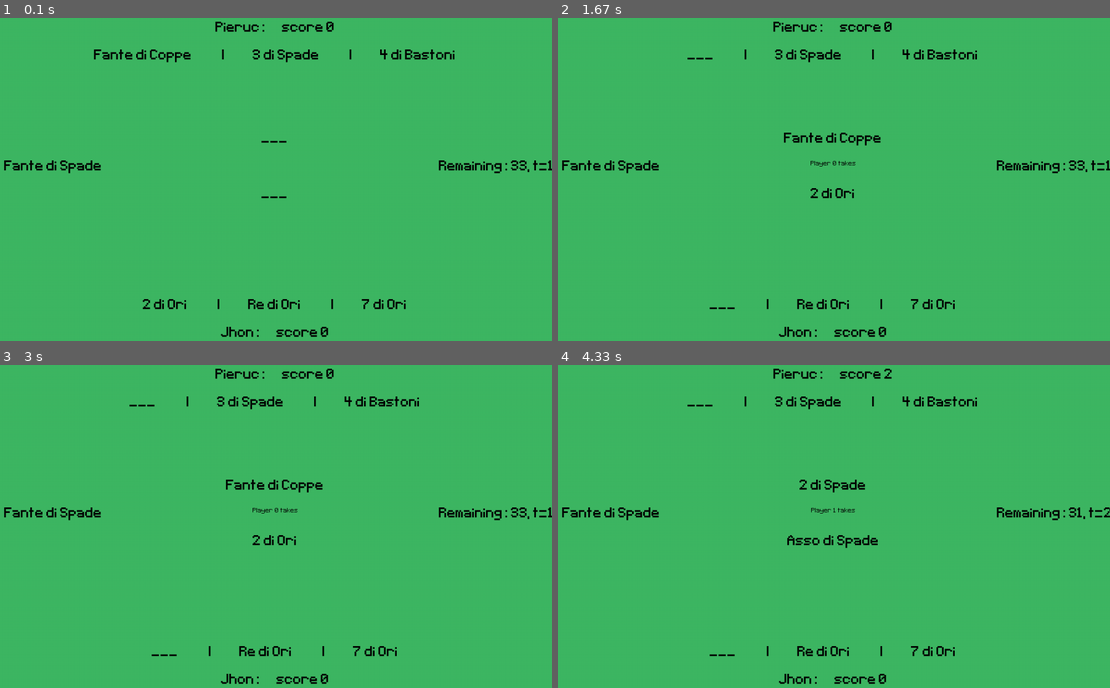
Above: before the commit, frames 1-4 (two rows, left to right).
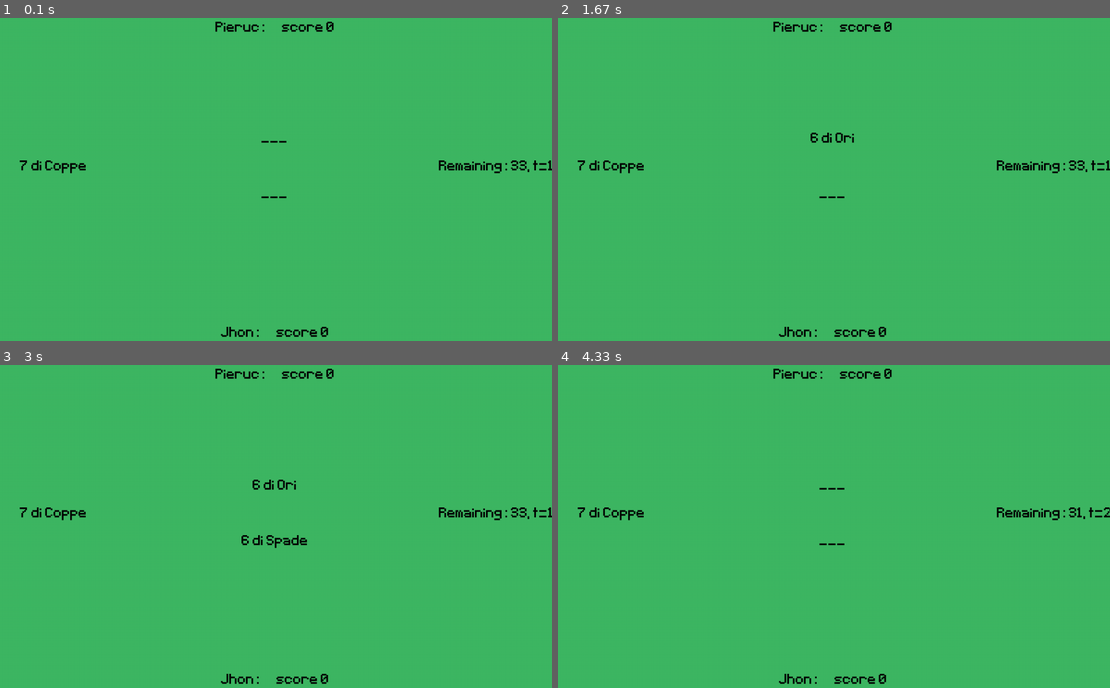
Above: after the commit, the same moments.

Repository: giolendius/Briscola
Game: pygame game, started from main.py
The game is run twice, just before and just after one commit, with the same random seed, the same clock (stepped at 60 frames per second) and the same inputs.
Inputs:
- Up to frame 1 (0.1 s): no input
- Up to frame 2 (1.67 s): no input
- Up to frame 3 (3 s): no input
- Up to frame 4 (4.33 s): no input

The runs differ from the first frame. In frame 1, 1.5% of the frame differs, in the area x 0-83%, y 9-91%; in frame 2, 1.6%; in frame 3, 1.7%, in the area x 0-76%, y 9-91%; in frame 4, 1.7%.

Commit message:
fix(pygame): pygame as superclass

Diff:
--- a/main.py
+++ b/main.py
@@ -1,12 +1,21 @@
 from src.Briscola import BriscolaGame
 from src.Agents import Agent, RandomAgent # CoolAgent
+from src.pygame.pybriscola import PyBriscola
+
 
 def play(agent1: Agent, agent2: Agent):
     env = BriscolaGame(2)
     env.play([agent1, agent2], render_mode="pygame", delay_play=500, delay_end_round=2000)
 
+
+def play2(agents):
+    env = PyBriscola(2)
+    env.play(agents)
+
+
 if __name__ == '__main__':
     # CoolAgent(model_path=None)
     a1 = RandomAgent()
     a2 = RandomAgent("Jhon")
-    play(a1, a2)
+    # play(a1, a2)
+    play2([a1,a2])
--- a/src/Briscola.py
+++ b/src/Briscola.py
@@ -5,7 +5,9 @@
 
 from .Agents import *
 from .Card import Card, Deck, Hand, BriscolaCard, SetOfCards, Observation
-from .pygame.pygame import SCREEN_H, SCREEN_W #setup_pygame, text
+
+SCREEN_W = 1000
+SCREEN_H = 800
 
 mode = Literal["pygame", "train"]
 memories = Literal["observation", "action", "reward"]
@@ -17,7 +19,7 @@
     briscola: BriscolaCard
     turn_memory: Dict[memories,float]
 
-    def __init__(self, players: int = 2):
+    def __init__(self, players: int):
         self.tot_players = players
         # if self.tot_players == 4:
         #     self.teams = True
@@ -115,9 +117,9 @@
             print("we reached the test phase")
 
     def _play_a_card(self, mode: str, agents):
-        if mode != "pygame" or pygame.time.get_ticks() - self.tempo[0] > self.delay_play:
-            if mode == "pygame":
-                self.tempo[0] = pygame.time.get_ticks()
+        if True:#mode != "pygame" or pygame.time.get_ticks() - self.tempo[0] > self.delay_play:
+            # if mode == "pygame":
+            #     self.tempo[0] = pygame.time.get_ticks()
             observation = Observation(self.briscola,
                                       self.hand[self.current_player],
                                       self.table[1:4])  # here we always exclude player 0, he IS playing
--- /dev/null
+++ b/src/pygame/pybriscola.py
@@ -0,0 +1,58 @@
+import pygame
+
+from ..Card import SetOfCards, Card, Deck, BriscolaCard
+from ..Briscola import BriscolaGame
+
+SCREEN_W = 1000
+SCREEN_H = 800
+
+
+class PyBriscola(BriscolaGame):
+    def __init__(self, n_players: int = 2):
+        super().__init__(n_players)
+        self.screen = pygame.display.set_mode((SCREEN_W, SCREEN_H))
+        self.tempo = [pygame.time.get_ticks()]
+        self.message = ""
+
+    def play(self, agents: list, render_mode="none", delay_play=1000, delay_end_round=2000):
+        self.delay_play = delay_play
+        self.delay_end_round = delay_end_round
+
+        assert self.tot_players == len(agents)
+
+        pygame.init()
+
+        pygame.display.set_caption("Love Briscola")
+
+        self.run = True
+        while self.run:
+            for evento in pygame.event.get():
+                if evento.type == pygame.QUIT:
+                    self.run = False
+
+            self.screen.fill((62, 184, 99))
+
+            self.text(f"{agents[0]}:      score {self.points[0]}", (0, 100))
+            # self.text(f"{self._hand_to_string(self.hand[0])}", (00, 150))
+            self.text(f"{self.table[0]}", (0, 300))
+            self.text(f"{self.briscola}", (-400, 350))
+            self.text(f"Remaining: {len(self.deck)}, t={self.turn}", (400, 350))
+            self.text(f"{self.message}", (0, 350), size=20)
+            self.text(f"{self.table[1]}", (0, 400))
+            # self.text(f"""{self._hand_to_string(self.hand[1])}""", (00, 600))
+            self.text(f"{agents[1]}:      score {self.points[1]}", (0, 650))
+
+            if pygame.time.get_ticks() - self.tempo[0] > self.delay_play:
+                self.game_engine(agents, mode="amigos")
+                self.tempo[0] = pygame.time.get_ticks()
+
+            pygame.display.update()
+            pygame.time.Clock().tick(30)
+        pygame.quit()
+
+    def text(self, txt, posit, color=(0, 0, 0), size=40):
+        pos = (SCREEN_W // 2 + posit[0], posit[1])
+        font = pygame.font.Font("Pixeltype.ttf", size)
+        txtsurf = font.render(txt, False, color)
+        text_rect = txtsurf.get_rect(midtop=pos)
+        self.screen.blit(txtsurf, text_rect)
--- a/src/pygame/pygame.py
+++ /dev/null
@@ -1,21 +0,0 @@
-import pygame
-
-SCREEN_W = 1000
-SCREEN_H = 800
-
-def setup_pygame():
-
-    pygame.init()
-
-    pygame.display.set_caption("Love Briscola")
-    screen = pygame.display.set_mode((SCREEN_W, SCREEN_H))
-    tempo = [pygame.time.get_ticks()]
-    message = ""
-    return screen, tempo, message
-
-def text(txt, posit, color=(0, 0, 0), size=40):
-    pos = (SCREEN_W // 2 + posit[0], posit[1])
-    font = pygame.font.Font("Pixeltype.ttf", size)
-    txtsurf = font.render(txt, False, color)
-    text_rect = txtsurf.get_rect(midtop=pos)
-    self.screen.blit(txtsurf, text_rect)
